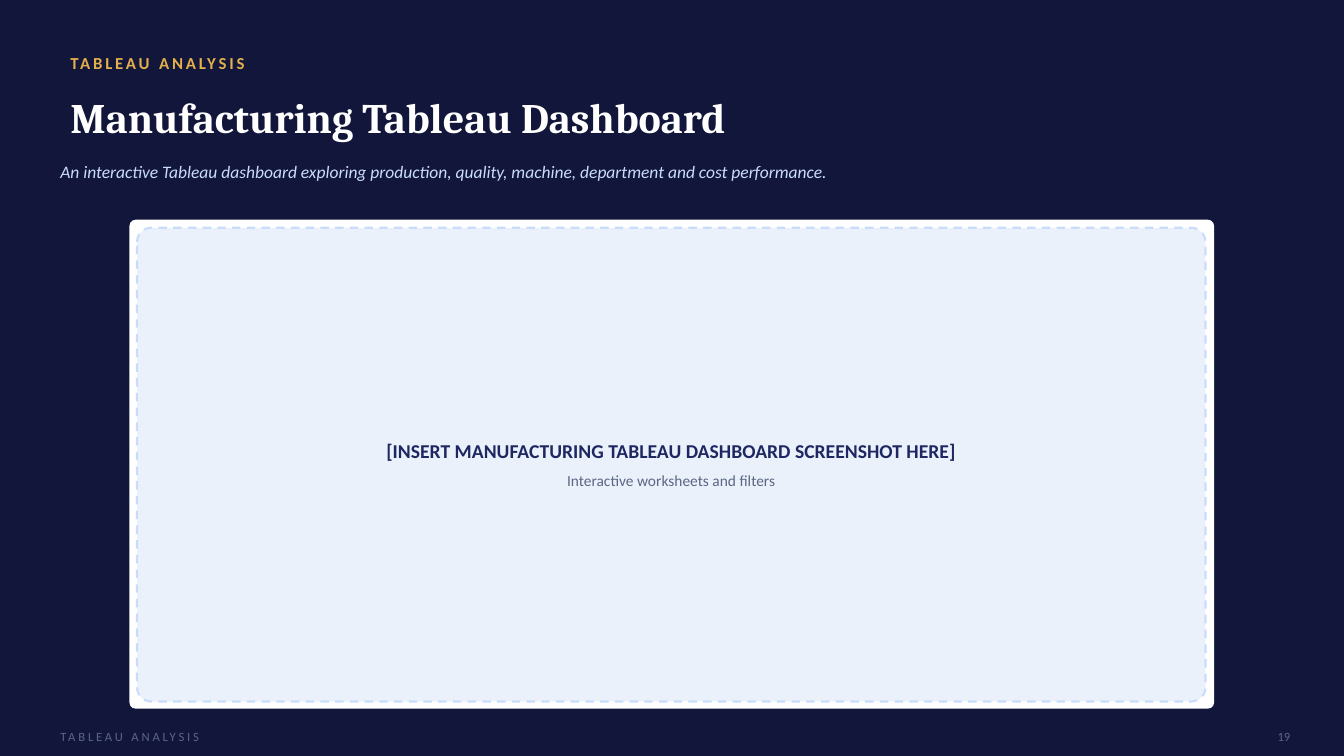
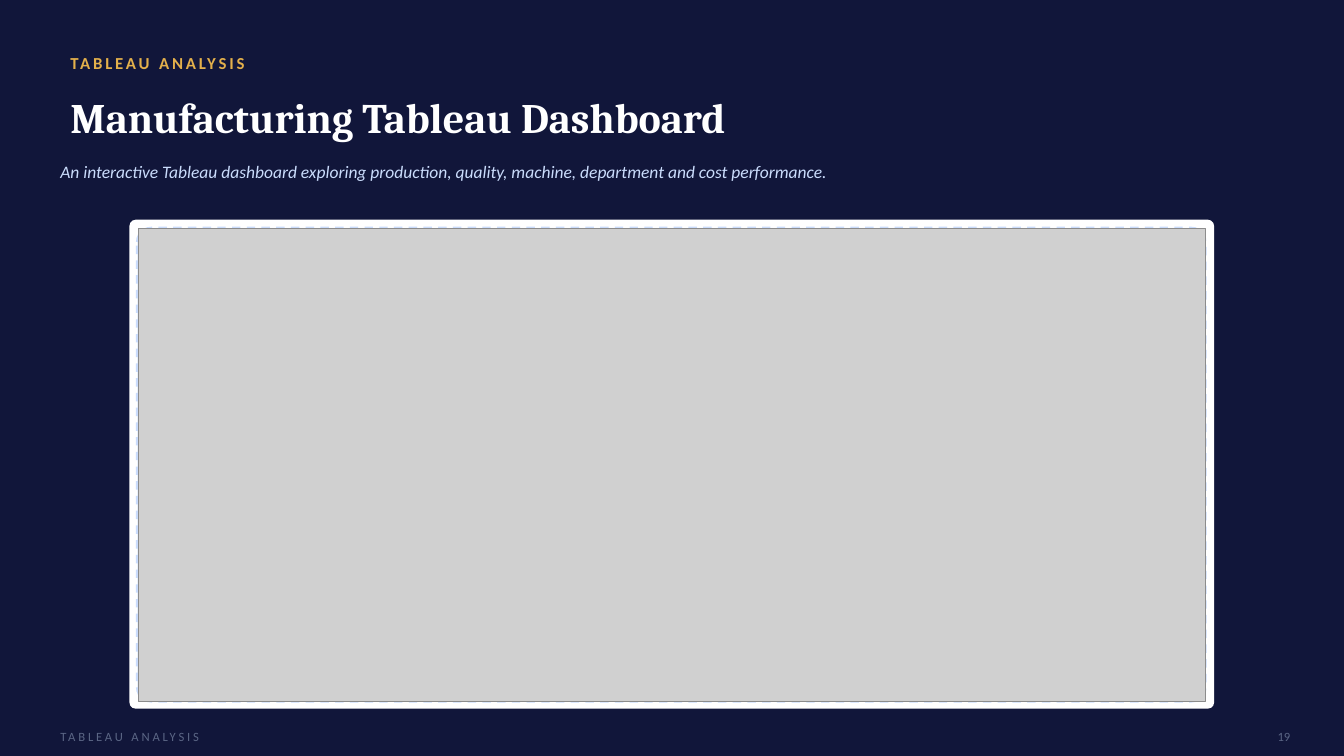
Before and after one commit to jfvksvns/P1413-Manufacturing-Analytics, a slide deck: slide 18 of Manufacturing_Analytics_Presentation.pptx. Drawn at 1344x756 pixels with LibreOffice and Linux fonts; fonts in the diff are those of the drawing; grey boxes stand for pictures. Boxes give left, top, right and bottom in pixels: in the first picture for what was removed or moved away, otherwise in the second. Text is boxed around its words. In the diff, an @@ line names an element or a change of style, - is before the commit and + after.

```diff
--- a/Manufacturing_Analytics_Presentation.pptx
+++ b/Manufacturing_Analytics_Presentation.pptx
@@ picture added at (138,228,1206,702) @@
@@ text in rounded rectangle at (386,443,955,486): text removed @@
-[INSERT MANUFACTURING TABLEAU DASHBOARD SCREENSHOT HERE]
-Interactive worksheets and filters
```
Also in this commit, not shown: 2 other slides changed.
